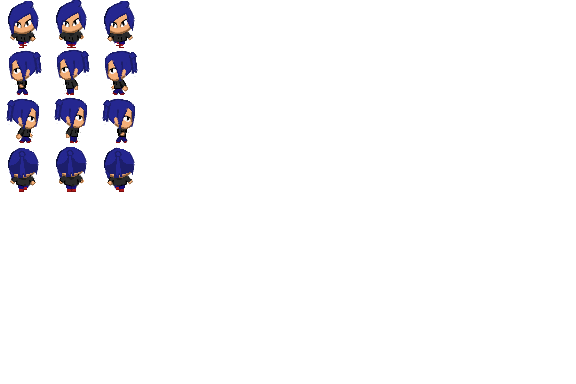
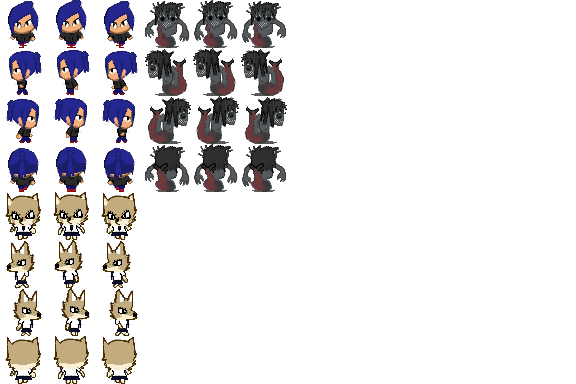
The second 576 × 384 image is a revision of the first. Changes to its layers:
renamed "outline\ #32" to "divider copy", painted on it over [5, 0, 287, 384]
